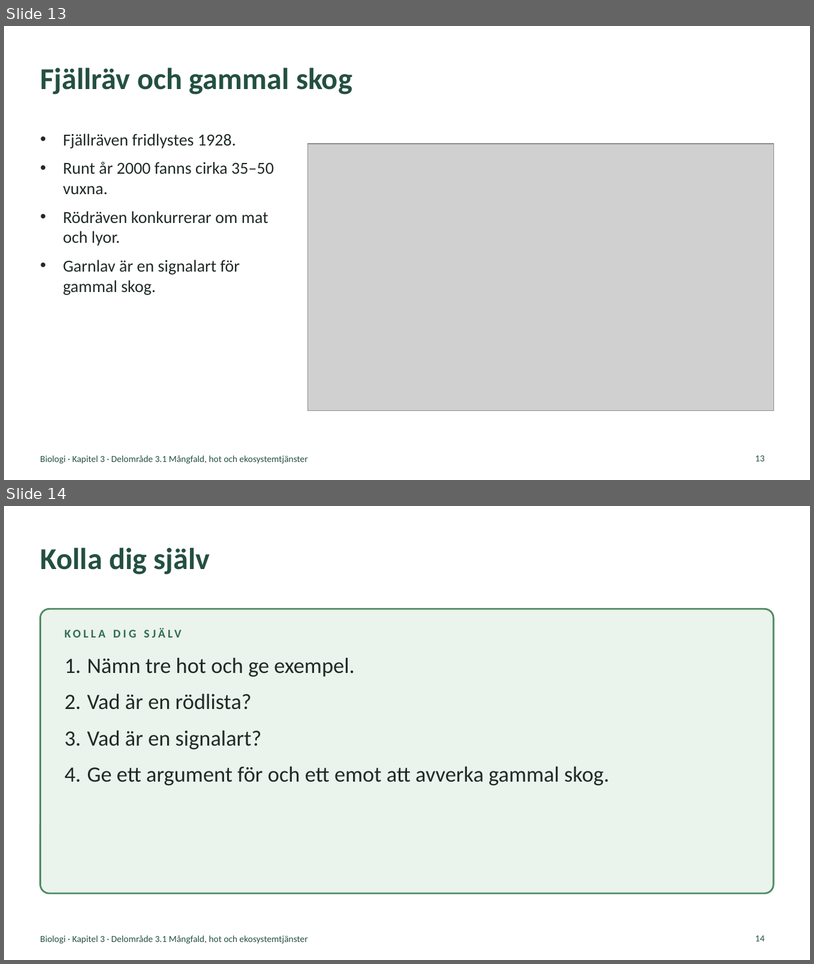
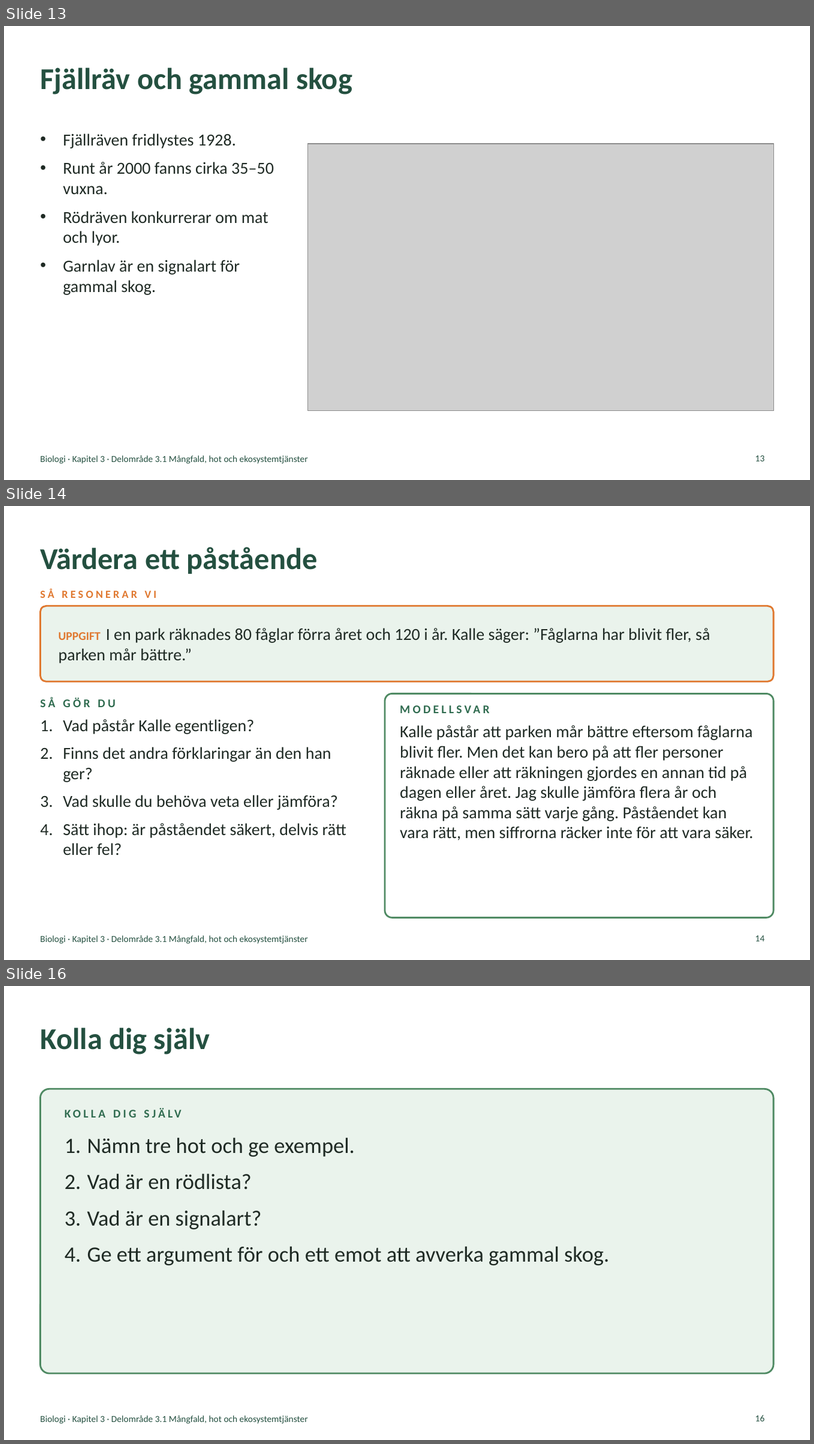
Before and after one commit to sweviktor95/pluggis, a slide deck: planering/biologi-omrade3/biologi-3-1-mangfald-hot-och-ekosystemtjanster.pptx. Shown one above the other, each under a label of ours: slides 13 and 14 before the commit, slides 13, 14 and 16 after it; the slides between them are not shown. The pictures are 814x964 and 814x1444 pixels, drawn with LibreOffice and Linux fonts; fonts in the diff are those of the drawing; grey boxes stand for pictures. Boxes give left, top, right and bottom in pixels: in the first picture for what was removed or moved away, otherwise in the second. Text is boxed around its words. In the diff, an @@ line names an element or a change of style, - is before the commit and + after.

```diff
--- a/planering/biologi-omrade3/biologi-3-1-mangfald-hot-och-ekosystemtjanster.pptx
+++ b/planering/biologi-omrade3/biologi-3-1-mangfald-hot-och-ekosystemtjanster.pptx
@@ slide 14 added at <box>4,506,810,960</box>, background #FFFFFF; not listed: 1 template element that a slide beside it also shows @@
@@ title added at <box>40,547,317,574</box>, 36 pt, text #245040, bold @@
+Värdera ett påstående
@@ text added at <box>40,589,157,598</box>, 13 pt, text #E0782F, bold @@
+SÅ RESONERAR VI
@@ rounded rectangle added at <box>40,606,774,681</box>, fill #EAF3EC, outline #E0782F 2 pt @@
@@ text added at <box>59,628,710,663</box>, 20 pt, text #1F2A24 @@
+UPPGIFT I en park räknades 80 fåglar förra året och 120 i år. Kalle säger: ”Fåglarna har blivit fler, så parken mår bättre.”
@@ text added at <box>40,697,115,707</box>, 14 pt, text #2F6B4F, bold @@
+SÅ GÖR DU
@@ rounded rectangle added at <box>385,694,774,918</box>, fill #FFFFFF, outline #4F8A63 2 pt @@
@@ text added at <box>400,700,642,718</box>, 14 pt, text #2F6B4F, bold @@
+MODELLSVAR
@@ text added at <box>63,719,347,855</box>, 20 pt, text #1F2A24 @@
+1. Vad påstår Kalle egentligen?
+2. Finns det andra förklaringar än den han ger?
+3. Vad skulle du behöva veta eller jämföra?
+4. Sätt ihop: är påståendet säkert, delvis rätt eller fel?
@@ text added at <box>400,725,753,840</box>, 20 pt, text #1F2A24 @@
+Kalle påstår att parken mår bättre eftersom fåglarna blivit fler. Men det kan bero på att fler personer räknade eller att räkningen gjordes en annan tid på dagen eller året. Jag skulle jämföra flera år och räkna på samma sätt varje gång. Påståendet kan vara rätt, men siffrorna räcker inte för att vara säker.
@@ page number added at <box>756,935,765,941</box>, 11 pt, text #245040 @@
+14
@@ what was slide 14 is now slide 16 @@
@@ page number at <box>756,1414,765,1421</box>: text changed @@
-14
+16
```
Also in this commit, not shown: 2 other slides added, 8 other files.
